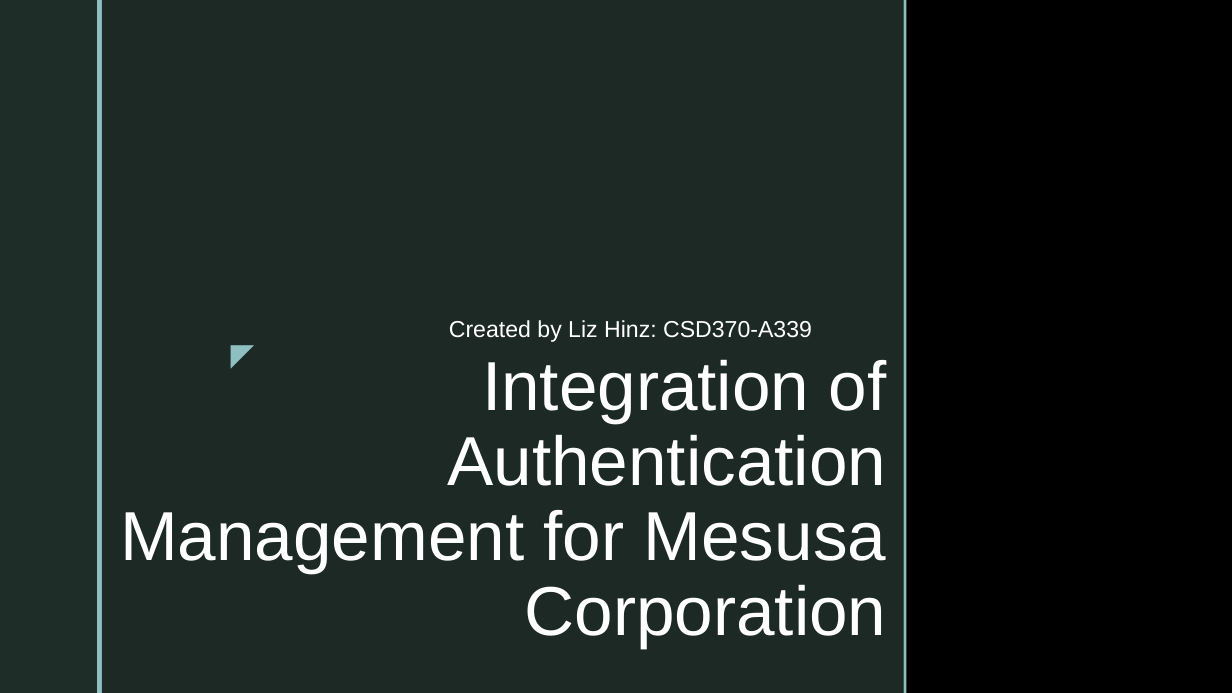
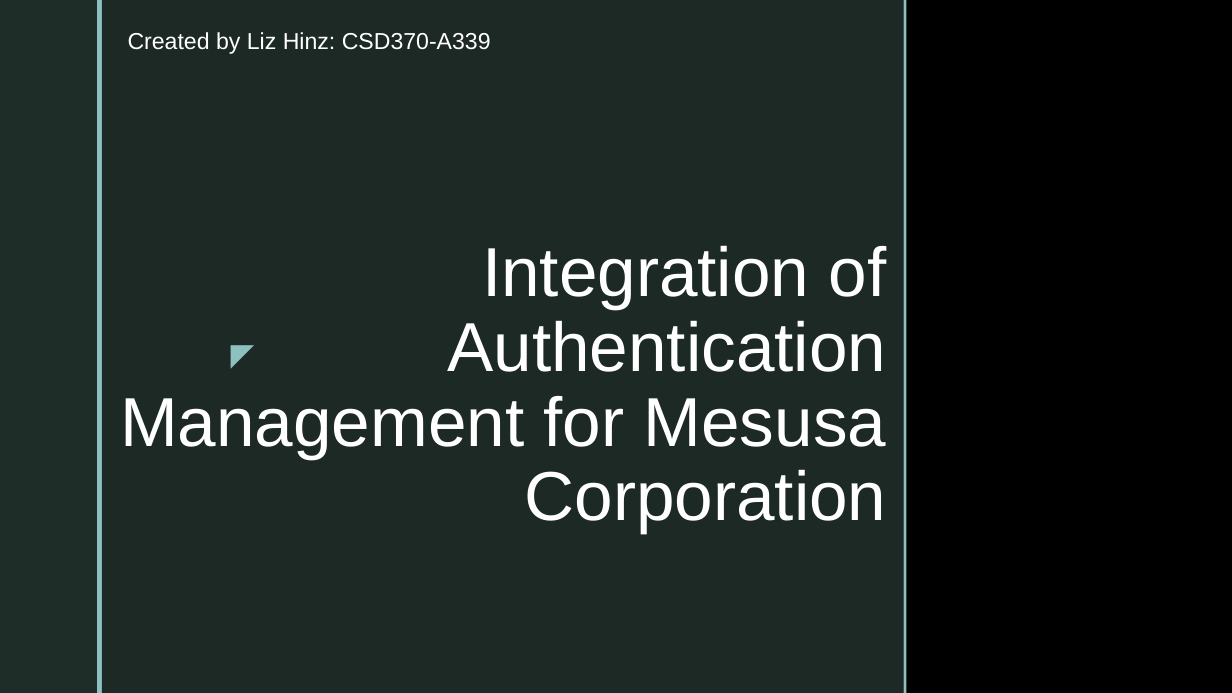
Before and after one commit to elizabethmhinz/CSD-370, a slide deck: slide 1 of module-1/Assignment 1.2 Presentation - Hinz.pptx. Drawn at 1232x693 pixels with LibreOffice and Linux fonts; fonts in the diff are those of the drawing; background and template pictures are left out. Boxes give left, top, right and bottom in pixels: in the first picture for what was removed or moved away, otherwise in the second. Text is boxed around its words. In the diff, an @@ line names an element or a change of style, - is before the commit and + after.

```diff
--- a/module-1/Assignment 1.2 Presentation - Hinz.pptx
+++ b/module-1/Assignment 1.2 Presentation - Hinz.pptx
@@ subtitle "Created by Liz Hinz: CSD370-A339": place and size @@
-subtitle "Created by Liz Hinz: CSD370-A339" at <box>449,320,812,342</box>
+subtitle "Created by Liz Hinz: CSD370-A339" at <box>128,32,491,54</box>
@@ title "Integration of Authentication Management for ...": place and size @@
-title "Integration of Authentication Management for ..." at <box>120,359,887,648</box>
+title "Integration of Authentication Management for ..." at <box>120,245,887,533</box>
```
Also in this commit, not shown: 13 slides added, 12 slides removed, 2 other files.
